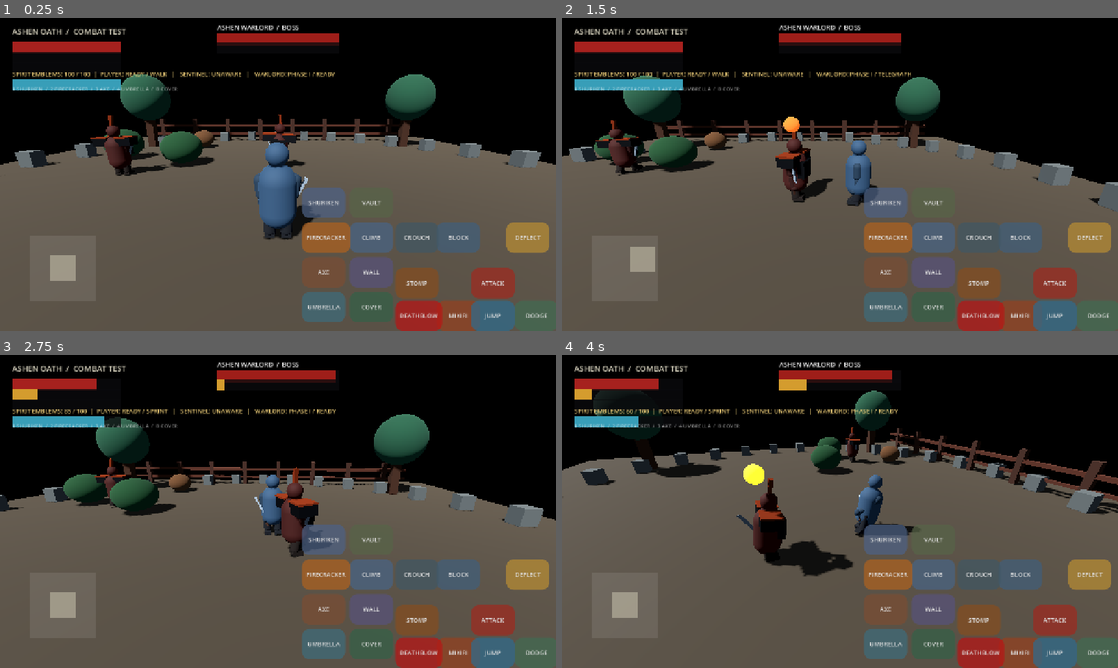
Above: before the commit, frames 1-4 (two rows, left to right).
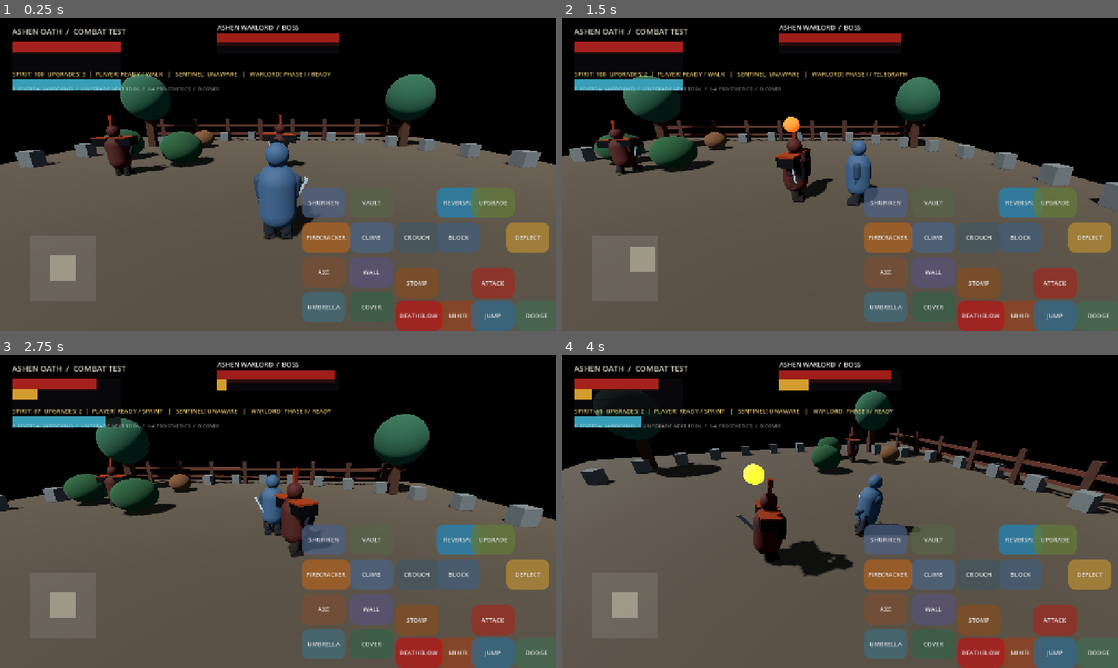
Above: after the commit, the same moments.

Repository: zahaopang-ship-it/Ashen-Oath-Godot
Game: Godot game, scene res://scenes/main.tscn
The game is run twice, just before and just after one commit, with the same random seed, the same clock (stepped at 60 frames per second) and the same inputs. Sound files missing from this copy of the repository are replaced by a short silence.
Inputs (mouse positions are in pixels of both pictures, inside the frame that each line leads up to):
- Up to frame 1 (0.25 s): no input
- Up to frame 2 (1.5 s): tap Enter at 0.5 s; move the mouse to (962, 158) at 0.52 s; hold D 0.53-1.25 s; tap R at 0.6 s; click (962, 158) at 0.67 s; tap Space at 0.77 s; tap U at 0.8 s; drag from (728, 190) to (812, 237) at 1.27 s
- Up to frame 3 (2.75 s): move the mouse to (333, 442) at 2.02 s; hold D from 2.03 s (still down); tap 1 at 2.1 s; tap 2 at 2.3 s
- Up to frame 4 (4 s): release D at 2.75 s; drag from (812, 574) to (673, 464) at 2.77 s; move the mouse to (1006, 558) at 3.52 s; hold A from 3.53 s (still down); tap 3 at 3.6 s; tap Space at 3.77 s; tap 4 at 3.8 s

The runs differ from the first frame. In frame 1, 1.7% of the frame differs, in the area x 2-92%, y 17-64%; in frame 2, 1.8%; in frame 3, 1.7%; in frame 4, 2.2%, in the area x 2-93%, y 4-64%.

Commit message:
Add lightning reversal and prosthetic upgrades

Diff:
--- a/project/scripts/boss.gd
+++ b/project/scripts/boss.gd
@@ -6,7 +6,7 @@
 const PHASE_TWO := 2
 const PHASE_TWO_THRESHOLD := 0.55
 const PHASE_ONE_PATTERN := ["slash", "thrust", "heavy", "slash"]
-const PHASE_TWO_PATTERN := ["sweep", "grab", "thrust", "ashen_rend"]
+const PHASE_TWO_PATTERN := ["sweep", "grab", "thrust", "lightning", "ashen_rend"]
 
 var boss_phase := PHASE_ONE
 var pattern_index := 0
@@ -75,6 +75,8 @@
 		return
 	_attack_hit_applied = true
 	var damage_scale := 1.0 if boss_phase == PHASE_ONE else phase_two_damage_scale
+	if attack_kind == "lightning":
+		_spawn_lightning_arc(target, Color(0.24, 0.72, 1.0))
 	target.receive_strike(float(ATTACK_DAMAGE[attack_kind]) * damage_scale, float(ATTACK_POSTURE[attack_kind]) * damage_scale, self, attack_kind)
 	attack_hit.emit(target)
 
--- a/project/scripts/fighter.gd
+++ b/project/scripts/fighter.gd
@@ -123,23 +123,28 @@
 var _distraction_timer := 0.0
 var prosthetic_pose := ""
 var prosthetic_pose_timer := 0.0
+var lightning_reversal_timer := 0.0
+var prosthetic_upgrade_points := 3
+var upgrade_selection_index := 0
+var prosthetic_upgrades := {"shuriken": 0, "firecracker": 0, "axe": 0, "umbrella": 0}
 
 const WINDUP_TIME := 0.32
 const ACTIVE_TIME := 0.10
 const RECOVERY_TIME := 0.34
 const POSTURE_BREAK_TIME := 1.35
 const HIT_FLASH_COLOR := Color(1.0, 0.72, 0.58)
-const ATTACK_KINDS := ["slash", "thrust", "sweep", "heavy", "grab", "ashen_rend"]
-const ATTACK_DAMAGE := {"slash": 22.0, "thrust": 27.0, "sweep": 18.0, "heavy": 34.0, "grab": 30.0, "ashen_rend": 46.0}
-const ATTACK_POSTURE := {"slash": 30.0, "thrust": 36.0, "sweep": 24.0, "heavy": 46.0, "grab": 12.0, "ashen_rend": 58.0}
-const ATTACK_WINDUP := {"slash": 0.32, "thrust": 0.48, "sweep": 0.42, "heavy": 0.62, "grab": 0.72, "ashen_rend": 0.92}
+const ATTACK_KINDS := ["slash", "thrust", "sweep", "heavy", "grab", "ashen_rend", "lightning"]
+const ATTACK_DAMAGE := {"slash": 22.0, "thrust": 27.0, "sweep": 18.0, "heavy": 34.0, "grab": 30.0, "ashen_rend": 46.0, "lightning": 38.0}
+const ATTACK_POSTURE := {"slash": 30.0, "thrust": 36.0, "sweep": 24.0, "heavy": 46.0, "grab": 12.0, "ashen_rend": 58.0, "lightning": 42.0}
+const ATTACK_WINDUP := {"slash": 0.32, "thrust": 0.48, "sweep": 0.42, "heavy": 0.62, "grab": 0.72, "ashen_rend": 0.92, "lightning": 1.05}
 const ATTACK_HITBOX := {
 	"slash": Vector3(0.95, 1.25, 1.65),
 	"thrust": Vector3(0.52, 1.10, 2.10),
 	"sweep": Vector3(1.45, 0.62, 1.55),
 	"heavy": Vector3(1.00, 1.40, 1.90),
 	"grab": Vector3(0.85, 1.15, 1.45),
-	"ashen_rend": Vector3(1.65, 1.45, 2.35)
+	"ashen_rend": Vector3(1.65, 1.45, 2.35),
+	"lightning": Vector3(1.35, 1.55, 2.2)
 }
 const ATTACK_BUFFER_WINDOW := 0.58
 const COMBO_RESET_TIME := 0.95
@@ -167,6 +172,7 @@
 		return
 	deflect_timer = maxf(0.0, deflect_timer - delta)
 	prosthetic_cooldown = maxf(0.0, prosthetic_cooldown - delta)
+	lightning_reversal_timer = maxf(0.0, lightning_reversal_timer - delta)
 	prosthetic_pose_timer = maxf(0.0, prosthetic_pose_timer - delta)
 	if prosthetic_pose_timer <= 0.0:
 		prosthetic_pose = ""
@@ -1063,8 +1069,12 @@
 func use_prosthetic(tool: String) -> bool:
 	if not is_player or is_dead or state != CombatState.FREE or is_blocking or prosthetic_cooldown > 0.0:
 		return false
-	var costs := {"shuriken": 18.0, "firecracker": 28.0, "axe": 32.0, "umbrella": 24.0}
-	if not costs.has(tool) or prosthetic_energy < float(costs[tool]):
+	var base_costs := {"shuriken": 18.0, "firecracker": 28.0, "axe": 32.0, "umbrella": 24.0}
+	if not base_costs.has(tool):
+		return false
+	var level: int = int(prosthetic_upgrades[tool])
+	var cost := maxf(8.0, float(base_costs[tool]) * (1.0 - 0.08 * float(level)))
+	if prosthetic_energy < cost:
 		return false
 	var succeeded := false
 	match tool:
@@ -1081,12 +1091,12 @@
 			if succeeded:
 				prosthetic_cooldown = 0.72
 		"umbrella":
-			umbrella_timer = 1.25
+			umbrella_timer = 1.25 + 0.22 * float(prosthetic_upgrades["umbrella"])
 			is_blocking = true
 			succeeded = true
 			prosthetic_cooldown = 0.45
 	if succeeded:
-		prosthetic_energy -= float(costs[tool])
+		prosthetic_energy -= cost
 		prosthetic_pose = tool
 		prosthetic_pose_timer = 0.34
 	return succeeded
@@ -1108,7 +1118,8 @@
 	var hit := get_world_3d().direct_space_state.intersect_ray(query)
 	if not hit.is_empty() and hit.get("collider") != target:
 		return false
-	target.receive_strike(12.0, 20.0, self, "thrust")
+	var level: int = int(prosthetic_upgrades["shuriken"])
+	target.receive_strike(12.0 + 3.0 * level, 20.0 + 4.0 * level, self, "thrust")
 	var projectile := MeshInstance3D.new()
 	projectile.name = "ProstheticShuriken"
 	var blade := SphereMesh.new()
@@ -1134,7 +1145,8 @@
 	for listener in get_tree().get_nodes_in_group("stealth_guards"):
 		if not is_instance_valid(listener):
 			continue
-		if listener.global_position.distance_to(burst_position) > 10.0:
+		var firecracker_level: int = int(prosthetic_upgrades["firecracker"])
+		if listener.global_position.distance_to(burst_position) > 10.0 + 1.5 * float(firecracker_level):
 			continue
 		if listener.has_method("receive_distraction"):
 			listener.receive_distraction(burst_position)
@@ -1173,7 +1185,80 @@
 	if -global_transform.basis.z.dot(offset.normalized()) < 0.35:
 		return false
 	if target.has_method("receive_strike"):
-		target.receive_strike(18.0, 52.0, self, "heavy")
+		var axe_level: int = int(prosthetic_upgrades["axe"])
+		target.receive_strike(18.0 + 5.0 * axe_level, 52.0 + 8.0 * axe_level, self, "heavy")
+	return true
+
+func begin_lightning_reversal() -> bool:
+	if not is_player or is_dead or state != CombatState.FREE or velocity.y < 0.5 or lightning_reversal_timer > 0.0:
+		return false
+	lightning_reversal_timer = 0.85
+	combat_feedback.emit("lightning_ready", self)
+	return true
+
+func receive_lightning_reversal(defender: Node3D) -> void:
+	if is_dead or not is_instance_valid(defender):
+		return
+	_spawn_lightning_arc(defender, Color(0.24, 0.82, 1.0))
+	posture += 82.0
+	_check_posture_break()
+	if state != CombatState.POSTURE_BROKEN:
+		state = CombatState.HITSTUN
+		hit_reaction_kind = "heavy"
+		hit_reaction_duration = 0.72
+		hit_reaction_timer = 0.72
+	combat_feedback.emit("lightning_reversed", self)
+
+func _spawn_lightning_arc(other: Node3D, tint: Color) -> void:
+	if not is_instance_valid(other):
+		return
+	var start := global_position + Vector3.UP * 1.2
+	var finish := other.global_position + Vector3.UP * 1.2
+	var direction := finish - start
+	var length := direction.length()
+	if length < 0.1:
+		return
+	var beam := MeshInstance3D.new()
+	beam.name = "LightningArc"
+	var mesh := CylinderMesh.new()
+	mesh.top_radius = 0.045
+	mesh.bottom_radius = 0.075
+	mesh.height = length
+	beam.mesh = mesh
+	var material := StandardMaterial3D.new()
+	material.shading_mode = BaseMaterial3D.SHADING_MODE_UNSHADED
+	material.albedo_color = tint
+	material.emission_enabled = true
+	material.emission = tint
+	material.emission_energy_multiplier = 4.0
+	beam.material_override = material
+	var scene_root: Node = get_tree().current_scene if is_instance_valid(get_tree().current_scene) else get_tree().root
+	scene_root.add_child(beam)
+	beam.global_position = (start + finish) * 0.5
+	var axis := Vector3.UP.cross(direction.normalized())
+	if axis.length_squared() > 0.001:
+		beam.global_basis = Basis(axis.normalized(), Vector3.UP.angle_to(direction.normalized()))
+	var tween := get_tree().create_tween()
+	tween.tween_property(material, "albedo_color:a", 0.0, 0.16)
+	tween.tween_callback(beam.queue_free)
+
+func upgrade_next_prosthetic() -> bool:
+	var tools := ["shuriken", "firecracker", "axe", "umbrella"]
+	for offset in range(tools.size()):
+		var index := (upgrade_selection_index + offset) % tools.size()
+		var tool: String = tools[index]
+		if upgrade_prosthetic(tool):
+			upgrade_selection_index = (index + 1) % tools.size()
+			return true
+	return false
+
+func upgrade_prosthetic(tool: String) -> bool:
+	if not is_player or is_dead or state != CombatState.FREE or prosthetic_upgrade_points <= 0 or not prosthetic_upgrades.has(tool):
+		return false
+	if int(prosthetic_upgrades[tool]) >= 3:
+		return false
+	prosthetic_upgrades[tool] = int(prosthetic_upgrades[tool]) + 1
+	prosthetic_upgrade_points -= 1
 	return true
 
 func receive_distraction(noise_position: Vector3) -> void:
@@ -1237,6 +1322,12 @@
 		if is_dodging:
 			combat_feedback.emit("evaded", self)
 		return "evaded"
+	if incoming_kind == "lightning" and is_player and lightning_reversal_timer > 0.0 and velocity.y > 0.35:
+		lightning_reversal_timer = 0.0
+		if is_instance_valid(attacker) and attacker.has_method("receive_lightning_reversal"):
+			attacker.receive_lightning_reversal(self)
+		combat_feedback.emit("lightning_reversed", self)
+		return "lightning_reversed"
 	if incoming_kind == "thrust" and is_mikiri_countering:
 		is_mikiri_countering = false
 		counter_timer = 0.0
--- a/project/scripts/main.gd
+++ b/project/scripts/main.gd
@@ -325,7 +325,8 @@
 		"sweep": Color(0.18, 0.72, 1.0),
 		"heavy": Color(0.78, 0.12, 1.0),
 		"grab": Color(1.0, 0.92, 0.72),
-		"ashen_rend": Color(1.0, 0.035, 0.015)
+		"ashen_rend": Color(1.0, 0.035, 0.015),
+		"lightning": Color(0.18, 0.78, 1.0)
 	}
 	material.albedo_color = colors.get(kind, Color(1.0, 0.16, 0.055))
 	material.emission = material.albedo_color
@@ -499,6 +500,8 @@
 			KEY_2: player.use_prosthetic("firecracker")
 			KEY_3: player.use_prosthetic("axe")
 			KEY_4: player.use_prosthetic("umbrella")
+			KEY_R: player.begin_lightning_reversal()
+			KEY_U: player.upgrade_next_prosthetic()
 			KEY_KP_1: player.end_deflect()
 			KEY_KP_2: player.end_block()
 	if event is InputEventKey and not event.pressed:
--- a/project/scripts/touch_hud.gd
+++ b/project/scripts/touch_hud.gd
@@ -82,9 +82,11 @@
 	_register_action("FIRECRACKER", Vector2(-585, -250), "firecracker", Color(0.68, 0.38, 0.12))
 	_register_action("AXE", Vector2(-585, -170), "axe", Color(0.48, 0.30, 0.20))
 	_register_action("UMBRELLA", Vector2(-585, -90), "umbrella", Color(0.24, 0.42, 0.48))
+	_register_action("REVERSAL", Vector2(-275, -330), "reversal", Color(0.12, 0.52, 0.72))
+	_register_action("UPGRADE", Vector2(-195, -330), "upgrade", Color(0.38, 0.48, 0.22))
 	var hint := Label.new()
 	hint.text = "C CROUCH  /  V VAULT  /  M CLIMB  /  H WALL-HUG  /  B COVER-TO-COVER"
-	hint.text = "1 SHURIKEN  /  2 FIRECRACKER  /  3 AXE  /  4 UMBRELLA  /  B COVER"
+	hint.text = "R REVERSAL (AIRBORNE)  /  U UPGRADE NEXT TOOL  /  1-4 PROSTHETICS  /  B COVER"
 	hint.position = Vector2(28, 154)
 	hint.add_theme_font_size_override("font_size", 12)
 	hint.add_theme_color_override("font_color", Color(1, 1, 1, 0.55))
@@ -187,6 +189,8 @@
 		"firecracker": game.player.use_prosthetic("firecracker")
 		"axe": game.player.use_prosthetic("axe")
 		"umbrella": game.player.use_prosthetic("umbrella")
+		"reversal": game.player.begin_lightning_reversal()
+		"upgrade": game.player.upgrade_next_prosthetic()
 
 func _action_up(action: String) -> void:
 	match action:
@@ -216,7 +220,7 @@
 	suspicion_bar.value = game.guard.suspicion
 	prosthetic_bar.value = game.player.prosthetic_energy
 	var stealth_label := " / COVERED" if game.player.is_in_cover and game.player.is_crouching else (" / IN COVER" if game.player.is_in_cover else "")
-	status_label.text = "SPIRIT EMBLEMS: " + str(roundi(game.player.prosthetic_energy)) + " / 100  |  PLAYER: " + _state_name(game.player …(215 unchanged characters)…
+	status_label.text = "SPIRIT: " + str(roundi(game.player.prosthetic_energy)) + "  UPGRADES: " + str(game.player.prosthetic_upgrade_points) + "  |  PLAYER: " + _state_name(game.player …(215 unchanged characters)…
 
 func _state_name(fighter: Node) -> String:
 	if fighter.state == 4: return "POSTURE BROKEN"
--- a/project/tests/boss_smoke_test.gd
+++ b/project/tests/boss_smoke_test.gd
@@ -35,7 +35,7 @@
 	boss.vitality = 230.0
 	boss._physics_process(0.016)
 	_check(boss.boss_phase == 2 and phases == [2], "vitality threshold triggers phase transition once")
-	_check(boss.get_phase_pattern() == ["sweep", "grab", "thrust", "ashen_rend"], "phase two switches to sweep, grab, thrust and signature finisher sequence")
+	_check(boss.get_phase_pattern() == ["sweep", "grab", "thrust", "lightning", "ashen_rend"], "phase two switches to sweep, grab, thrust and signature finisher sequence")
 	_check(boss.move_speed > 4.4 and boss.attack_range > 2.5, "phase two increases aggression and reach")
 	boss.vitality = 50.0
 	boss._physics_process(0.016)
--- /dev/null
+++ b/project/tests/lightning_upgrade_test.gd
@@ -0,0 +1,63 @@
+extends SceneTree
+
+const FIGHTER = preload("res://scripts/fighter.gd")
+const BOSS = preload("res://scripts/boss.gd")
+var failures: Array[String] = []
+
+func _initialize() -> void:
+	call_deferred("_run")
+
+func _check(condition: bool, label: String) -> void:
+	if condition:
+		print("PASS: ", label)
+	else:
+		failures.append(label)
+		push_error("FAIL: " + label)
+
+func _fighter(script: Script, label: String, pos: Vector3, player: bool = false) -> CharacterBody3D:
+	var actor := CharacterBody3D.new()
+	actor.name = label
+	actor.set_script(script)
+	actor.position = pos
+	actor.is_player = player
+	root.add_child(actor)
+	return actor
+
+func _run() -> void:
+	var player := _fighter(FIGHTER, "Player", Vector3.ZERO, true)
+	var boss := _fighter(BOSS, "LightningWarlord", Vector3(0.0, 0.0, -1.5))
+	player.target = boss
+	boss.target = player
+	_check(not player.begin_lightning_reversal(), "lightning reversal cannot start while grounded")
+	player.velocity.y = 5.8
+	_check(player.begin_lightning_reversal(), "lightning reversal window opens while airborne")
+	_check(not player.begin_lightning_reversal(), "lightning reversal cannot be repeatedly refreshed")
+	var health: float = player.vitality
+	_check(player.receive_strike(38.0, 42.0, boss, "lightning") == "lightning_reversed", "airborne timed reversal catches incoming lightning")
+	_check(is_equal_approx(player.vitality, health), "successful reversal prevents lightning vitality damage")
+	_check(boss.state == boss.CombatState.HITSTUN and boss.posture >= 82.0, "lightning is reflected into boss stagger and posture damage")
+	_check(root.find_child("LightningArc", true, false) != null, "successful reversal creates a visible return lightning arc")
+	_check(is_equal_approx(player.lightning_reversal_timer, 0.0), "successful reversal consumes its timing window")
+	var grounded_player := _fighter(FIGHTER, "GroundedPlayer", Vector3(3.0, 0.0, 0.0), true)
+	var second_boss := _fighter(BOSS, "SecondWarlord", Vector3(3.0, 0.0, -1.5))
+	grounded_player.velocity.y = 0.0
+	grounded_player.begin_lightning_reversal()
+	_check(grounded_player.receive_strike(38.0, 42.0, second_boss, "lightning") == "hit", "grounded player cannot reverse lightning even with a stale timer")
+	_check(grounded_player.vitality < 100.0, "failed lightning counter takes normal damage")
+	var pattern_boss := _fighter(BOSS, "PatternBoss", Vector3(6.0, 0.0, 0.0))
+	pattern_boss.boss_phase = 2
+	_check(pattern_boss.get_phase_pattern().has("lightning"), "phase two boss pattern includes a lightning attack")
+	_check(pattern_boss.start_attack("lightning") and is_equal_approx(pattern_boss.attack_timer, 1.05), "lightning attack has a readable 1.05-second telegraph")
+	var upgrade_player := _fighter(FIGHTER, "UpgradePlayer", Vector3(9.0, 0.0, 0.0), true)
+	_check(upgrade_player.prosthetic_upgrade_points == 3, "prototype starts with three prosthetic upgrade tokens")
+	_check(upgrade_player.upgrade_next_prosthetic(), "upgrade selector upgrades the next available tool")
+	_check(upgrade_player.prosthetic_upgrades["shuriken"] == 1 and upgrade_player.prosthetic_upgrade_points == 2, "shuriken upgrade raises its level and spends one token")
+	_check(upgrade_player.upgrade_next_prosthetic() and upgrade_player.prosthetic_upgrades["firecracker"] == 1, "upgrade selector advances to firecracker")
+	_check(upgrade_player.upgrade_next_prosthetic() and upgrade_player.prosthetic_upgrades["axe"] == 1, "upgrade selector advances to axe")
+	_check(not upgrade_player.upgrade_next_prosthetic(), "upgrade selector refuses upgrades after tokens are exhausted")
+	_check(not upgrade_player.upgrade_prosthetic("unknown"), "unknown tool upgrades are rejected")
+	if failures.is_empty():
+		print("Lightning and upgrade tests: 19/19 passed")
+	else:
+		printerr("Lightning and upgrade tests: ", 19 - failures.size(), "/19 passed")
+	quit(0 if failures.is_empty() else 1)
Not shown, added: project/tests/lightning_upgrade_test.gd.uid
Not shown, changed: DEVELOPMENT_PLAN.md
